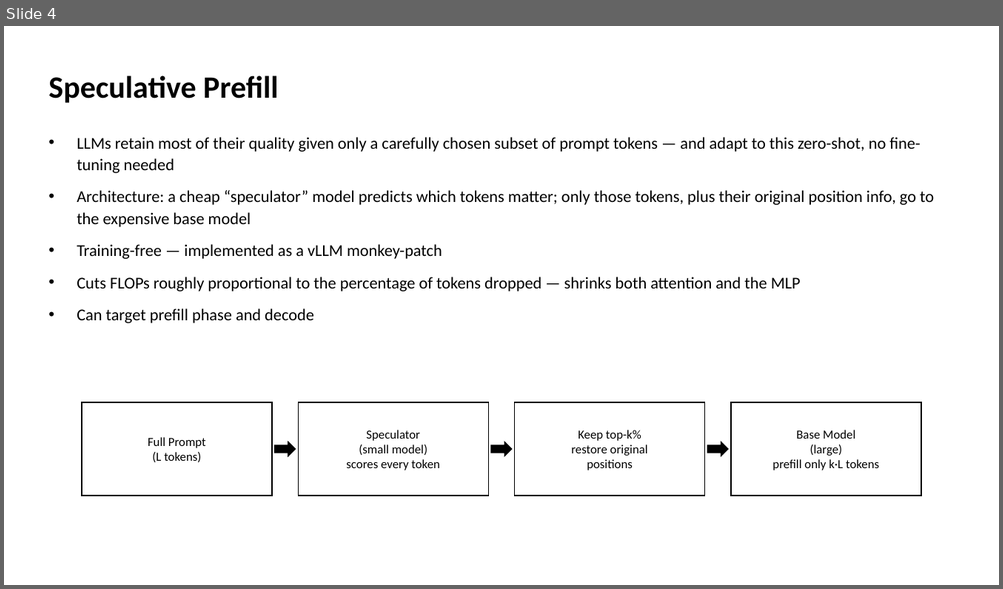
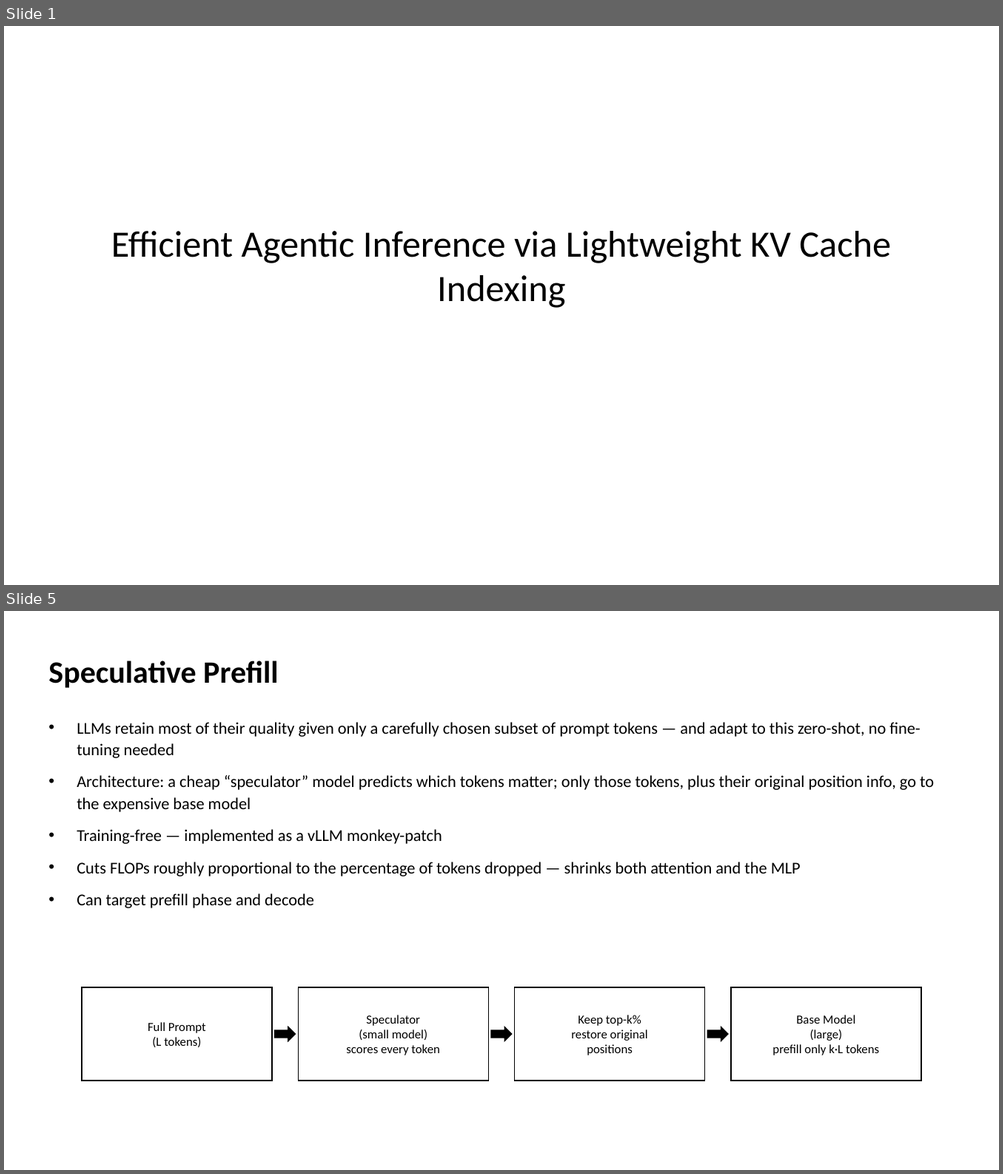
Before and after one commit to MS-Feeds/vllm-msn, a slide deck: benchmarks/spec_prefill_multi_turn/spec_prefill_multi_turn_template.pptx. Shown one above the other, each under a label of ours: slide 4 before the commit, slides 1 and 5 after it; the slides between them are not shown. The pictures are 1003x589 and 1003x1174 pixels, drawn with LibreOffice and Linux fonts; fonts in the diff are those of the drawing. Boxes give left, top, right and bottom in pixels: in the first picture for what was removed or moved away, otherwise in the second. Text is boxed around its words. In the diff, an @@ line names an element or a change of style, - is before the commit and + after.

```diff
--- a/benchmarks/spec_prefill_multi_turn/spec_prefill_multi_turn_template.pptx
+++ b/benchmarks/spec_prefill_multi_turn/spec_prefill_multi_turn_template.pptx
@@ slide 1 added at [4, 26, 999, 585], background #FFFFFF @@
@@ text added at [111, 231, 891, 308], 36 pt, text #000000 @@
+Efficient Agentic Inference via Lightweight KV Cache Indexing
@@ what was slide 4 is now slide 5 @@
```
Also in this commit, not shown: 10 slides changed, 5 other slides added, 2 slides removed, 12 other files.
